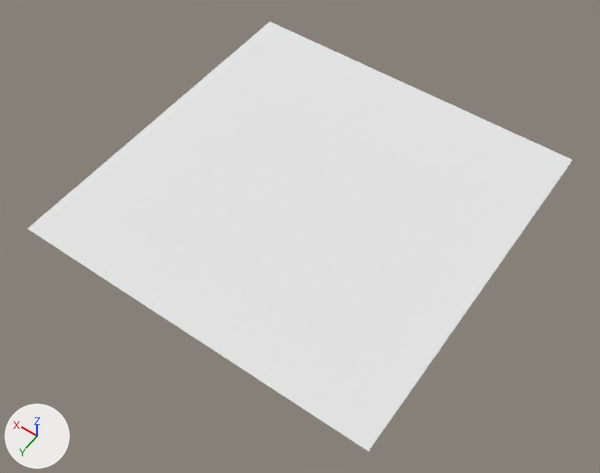
The Blender file branches/version0.2/resources/groundc.blend as it was, and as the next commit left it.
Camera for both pictures: a 50 mm camera at (-79.4, 115.3, 161.0) aimed at (-3.5, 8.9, -6.2). Arrows for +X, +Y and +Z are at lower left; the lights stay in place.
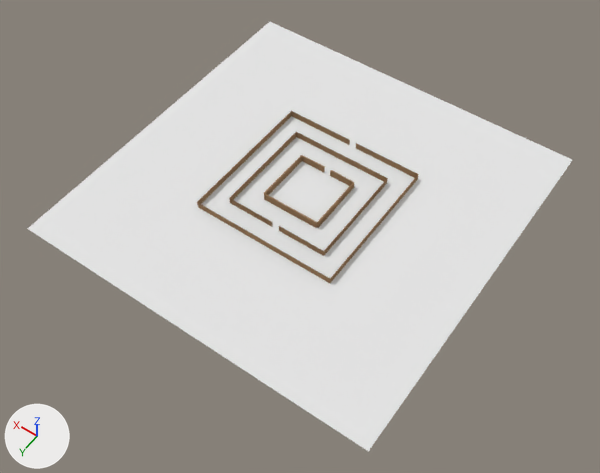
Pixel boxes (x1, y1, x2, y2) of what changed, in the pictures (600 x 473 px):
'Cube.002', added (brown)
    after: (197, 111, 418, 283)
'Cube.001', added (brown)
    after: (229, 132, 388, 256)
'Cube', added (brown)
    after: (264, 155, 354, 228)

The edits, one by one:
Material 'wall-mat' (mat_wall_mat) is new.
Its base color is (0.311, 0.19, 0.098) (brown #977958).
Mesh me_cube_001 is new.
It has 40 vertices, 26 faces and spans x -1.05..1.05, y -1.05..1.05, z -1.0..1.0.
It uses material mat_wall_mat (brown #977958).
Mesh me_cube_002 is new.
It has 20 vertices, 5 faces and spans x -1.0..1.0, y -1.0..1.0, z -1.0..1.0.
It uses material mat_wall_mat (brown #977958).
Mesh me_cube_003 is new.
It has 20 vertices, 5 faces and spans x -1.0..1.0, y -1.0..1.0, z -1.0..1.0.
It uses material mat_wall_mat (brown #977958).
Object 'Cube' (ob_cube) is new; it shows me_cube_001.
Its location is (0.0, 0.0, 1.0).
Its scale is (8.0, 8.0, 1.0).
Object 'Cube.001' (ob_cube_001) is new; it shows me_cube_002.
Its location is (0.0, 0.0, 1.0).
Its rotation in degrees is (0, 0, 180).
Its scale is (14.4, 14.4, 1.0).
Object 'Cube.002' (ob_cube_002) is new; it shows me_cube_003.
Its location is (0.0, 0.0, 1.0).
Its scale is (20.2, 20.2, 1.0).
